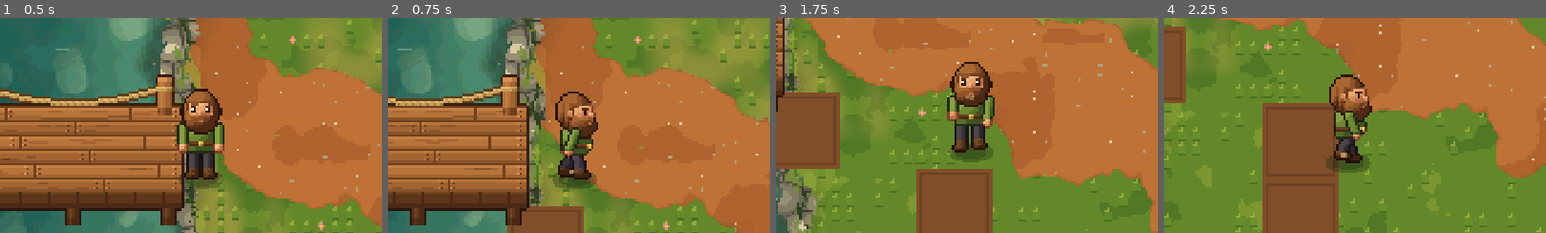
Above: before the commit, frames 1-4 (left to right).
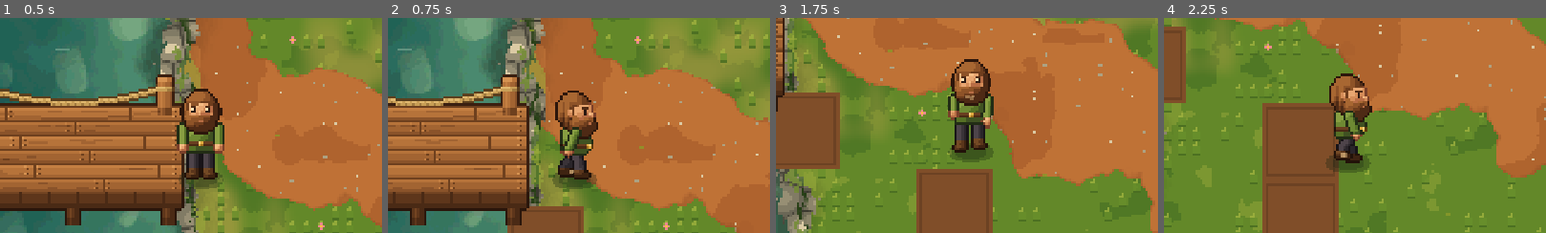
Above: after the commit, the same moments.

Repository: tralesmile/Starstead
Game: Godot game, scene res://scenes/main.tscn
Two runs of this game, one before a commit and one after it. Both use one fixed random seed, a clock stepped at 60 frames per second and the inputs below.
Inputs:
- Up to frame 1 (0.5 s): no input
- Up to frame 2 (0.75 s): tap Enter at 0.5 s; hold D (move_right) from 0.53 s (still down); hold F (use_tool) from 0.53 s (still down)
- Up to frame 3 (1.75 s): tap Space at 0.77, 1.52 s; release D (move_right) at 1.28 s; release F (use_tool) at 1.28 s; hold S (move_down) from 1.28 s (still down); tap E (interact) at 1.35 s; tap F (use_tool) at 1.55 s
- Up to frame 4 (2.25 s): release S (move_down) at 2.03 s; hold D (move_right) from 2.03 s (still down); hold F (use_tool) from 2.03 s (still down)
The pictures show only the part of the screen within x 24-74%, y 14-64%; the shares and areas given below are measured in that part.

Frame 1 is identical in both runs. In frame 2, 0.1% of the frame differs, in the area x 43-54%, y 33-44%; in frame 3, 1.3%, in the area x 44-58%, y 19-51%; in frame 4, 0.1%.

Commit message:
Roof, hut blueprint, room detection, squash/stretch; plan, log, backlog updated
Co-Authored-By: Claude Sonnet 5.5 <noreply@anthropic.com>
Claude-Session: https://claude.ai/code/session_01UudisjTRuEQ4kNTWx1rHPS

Diff:
--- a/data/build.json
+++ b/data/build.json
@@ -1,6 +1,43 @@
 {
-  "floor": {"name": "Wood Floor", "cost": {"wood": 2}, "solid": false, "sprite": "build_floor"},
-  "wall":  {"name": "Wood Wall",  "cost": {"wood": 4}, "solid": true,  "sprite": "build_wall"},
-  "door":  {"name": "Wood Door",  "cost": {"wood": 6}, "solid": false, "sprite": "build_door"},
-  "fence": {"name": "Fence",      "cost": {"wood": 2}, "solid": true,  "sprite": "build_fence"}
+  "floor": {
+    "name": "Wood Floor",
+    "cost": {
+      "wood": 2
+    },
+    "solid": false,
+    "sprite": "build_floor"
+  },
+  "wall": {
+    "name": "Wood Wall",
+    "cost": {
+      "wood": 4
+    },
+    "solid": true,
+    "sprite": "build_wall"
+  },
+  "door": {
+    "name": "Wood Door",
+    "cost": {
+      "wood": 6
+    },
+    "solid": false,
+    "sprite": "build_door"
+  },
+  "fence": {
+    "name": "Fence",
+    "cost": {
+      "wood": 2
+    },
+    "solid": true,
+    "sprite": "build_fence"
+  },
+  "roof": {
+    "name": "Wood Roof",
+    "cost": {
+      "wood": 3
+    },
+    "solid": false,
+    "sprite": "build_floor",
+    "roof": true
+  }
 }
--- a/scripts/build_model.gd
+++ b/scripts/build_model.gd
@@ -65,3 +65,53 @@
 		var p: PackedStringArray = str(k).split(",")
 		if p.size() == 2 and defs.has(str(d[k])):
 			placed[Vector2i(int(p[0]), int(p[1]))] = str(d[k])
+
+# --- Blueprints and rooms -------------------------------------------------
+const BLUEPRINTS := {
+	"hut": {
+		"name": "Small Hut",
+		"cells": [
+			[0, 0, "wall"], [1, 0, "wall"], [2, 0, "wall"],
+			[0, 1, "wall"], [1, 1, "floor"], [2, 1, "wall"],
+			[0, 2, "wall"], [1, 2, "door"], [2, 2, "wall"],
+		],
+	},
+}
+
+func blueprint_cost(name: String) -> Dictionary:
+	var total := {}
+	for e in BLUEPRINTS[name].cells:
+		for id in defs[e[2]].cost:
+			total[id] = int(total.get(id, 0)) + int(defs[e[2]].cost[id])
+	return total
+
+func stamp(name: String, origin: Vector2i, bag: Inventory) -> int:
+	## Places every affordable, free piece of the blueprint (no water/blocked data here,
+	## the view pre-checks); returns the number of pieces placed.
+	var n := 0
+	if not BLUEPRINTS.has(name):
+		return 0
+	for e in BLUEPRINTS[name].cells:
+		var c := origin + Vector2i(int(e[0]), int(e[1]))
+		if place(c, str(e[2]), 3.0, false, bag) == "":
+			n += 1
+	return n
+
+func is_enclosed(cell: Vector2i, limit: int = 64) -> bool:
+	## True when `cell` (a floor) is sealed by solid pieces/doors: flood fill over
+	## non-solid, non-door cells that stays under `limit` tiles. Used to fade roofs/interior.
+	var seen := {cell: true}
+	var q := [cell]
+	while not q.is_empty():
+		var c: Vector2i = q.pop_back()
+		for d in [Vector2i(1, 0), Vector2i(-1, 0), Vector2i(0, 1), Vector2i(0, -1)]:
+			var n: Vector2i = c + d
+			if seen.has(n):
+				continue
+			if placed.has(n) and (is_solid(n) or placed[n] == "door"):
+				continue
+			seen[n] = true
+			if seen.size() > limit:
+				return false
+			q.append(n)
+	return true
--- a/scripts/hit_math.gd
+++ b/scripts/hit_math.gd
@@ -27,3 +27,12 @@
 		return Vector2.ZERO
 	var k := t_left / total
 	return Vector2(roundf(sin(phase * 91.0) * amp * k), roundf(cos(phase * 57.0) * amp * k))
+
+static func squash(t_left: float, total: float, strength: float = 0.25) -> Vector2:
+	## Sprite scale for squash/stretch on a hit: starts squashed (wide, short), springs
+	## back with one small overshoot, ends at exactly (1,1).
+	if t_left <= 0.0 or total <= 0.0:
+		return Vector2.ONE
+	var k := 1.0 - t_left / total
+	var a := strength * (1.0 - k) * cos(k * PI * 1.5)
+	return Vector2(1.0 + a, 1.0 - a)
--- a/scripts/player.gd
+++ b/scripts/player.gd
@@ -10,6 +10,7 @@
 var gen: WorldGen = null      # set by main: terrain speed lookup
 var move_v := Vector2.ZERO    # input-driven velocity (knockback is added on top)
 var knock := Vector2.ZERO
+var squash_left := 0.0
 var shake_left := 0.0
 var shake_total := 0.2
 var shake_amp := 1.0
@@ -63,6 +64,9 @@
 	var moving := velocity.length() > 8.0
 	_t = _t + delta if moving else 0.0
 	tool_t -= delta
+	if squash_left > 0.0:
+		squash_left = maxf(squash_left - delta, 0.0)
+	sprite.scale = HitMath.squash(squash_left, 0.22)
 	var col := PlayerMath.TOOL_FRAME if tool_t > 0.0 else PlayerMath.walk_frame_hd(_t, moving)
 	sprite.frame = facing * 8 + col
 	if moving and tool_t <= 0.0:
@@ -88,3 +92,4 @@
 func swing() -> void:
 	## Show the tool pose briefly (called by main when a tool is used).
 	tool_t = 0.18
+	squash_left = 0.22
--- /dev/null
+++ b/tests/test_house.gd
@@ -0,0 +1,30 @@
+extends BaseTest
+
+func _m() -> BuildModel:
+	return BuildModel.new(DataDB.load_json("build"))
+
+func test_hut_cost_and_stamp() -> void:
+	var m := _m()
+	var cost := m.blueprint_cost("hut")
+	check_eq(cost["wood"], 7 * 4 + 2 + 6)  # 7 walls, floor, door
+	var b := Inventory.new(30, {})
+	b.add("wood", 99)
+	check_eq(m.stamp("hut", Vector2i(10, 10), b), 9)
+	check_eq(b.count("wood"), 99 - int(cost["wood"]))
+
+func test_enclosed_room() -> void:
+	var m := _m()
+	var b := Inventory.new(30, {})
+	b.add("wood", 99)
+	m.stamp("hut", Vector2i(0, 0), b)
+	check(m.is_enclosed(Vector2i(1, 1)))
+	m.remove_piece(Vector2i(0, 1), b)
+	check(not m.is_enclosed(Vector2i(1, 1)))
+
+func test_roof_data() -> void:
+	check(bool(DataDB.load_json("build")["roof"].roof))
+
+func test_squash_ends_at_one() -> void:
+	check_eq(HitMath.squash(0.0, 0.2), Vector2.ONE)
+	var s := HitMath.squash(0.2, 0.2)
+	check(s.x > 1.0 and s.y < 1.0)
Not shown, changed: docs/DEVIATIONS.md
Not shown, changed: docs/LOG.md
Not shown, changed: docs/PLAN.md
